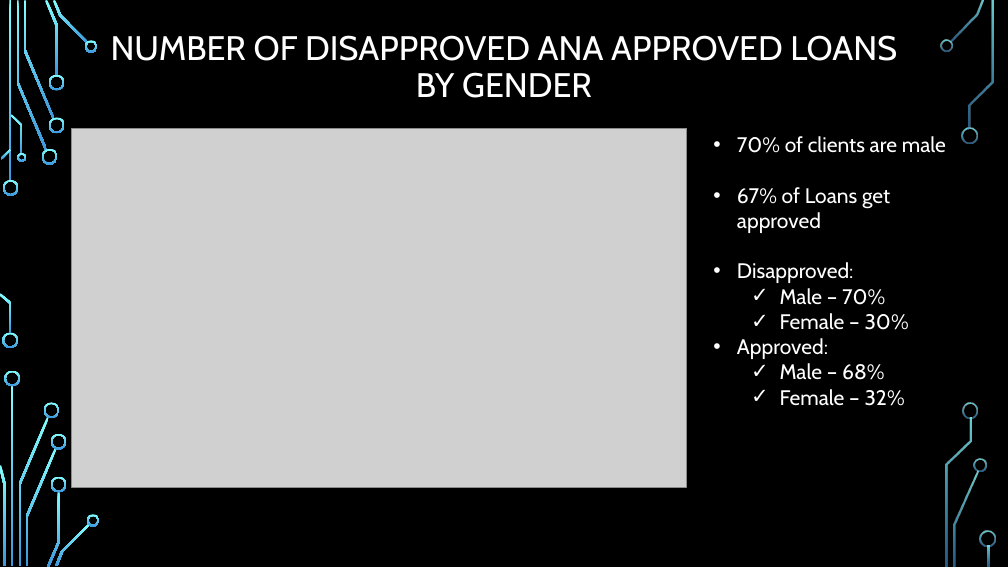
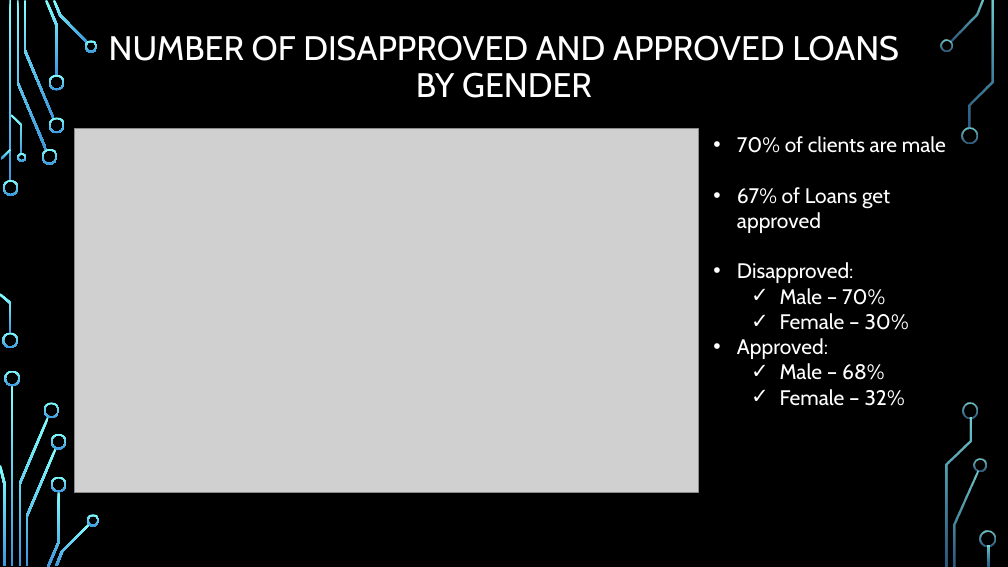
Before and after one commit to AliyevaO/Loan, a slide deck: slide 5 of Presentation Loan Prediction.pptx. Drawn at 1008x567 pixels with LibreOffice and Linux fonts; fonts in the diff are those of the drawing; grey boxes stand for pictures; background and template pictures are left out. Boxes give left, top, right and bottom in pixels: in the first picture for what was removed or moved away, otherwise in the second. Text is boxed around its words. In the diff, an @@ line names an element or a change of style, - is before the commit and + after.

```diff
--- a/Presentation Loan Prediction.pptx
+++ b/Presentation Loan Prediction.pptx
@@ title at (x1=109, y1=35, x2=899, y2=98): text changed @@
-NUMBER OF DISAPPROVED ANA APPROVED LOANS BY GENDER
+NUMBER OF DISAPPROVED AND APPROVED LOANS BY GENDER
@@ picture resized from (x1=72, y1=129, x2=687, y2=488) to (x1=75, y1=129, x2=699, y2=492) @@
```
Also in this commit, not shown: 2 other slides changed.
